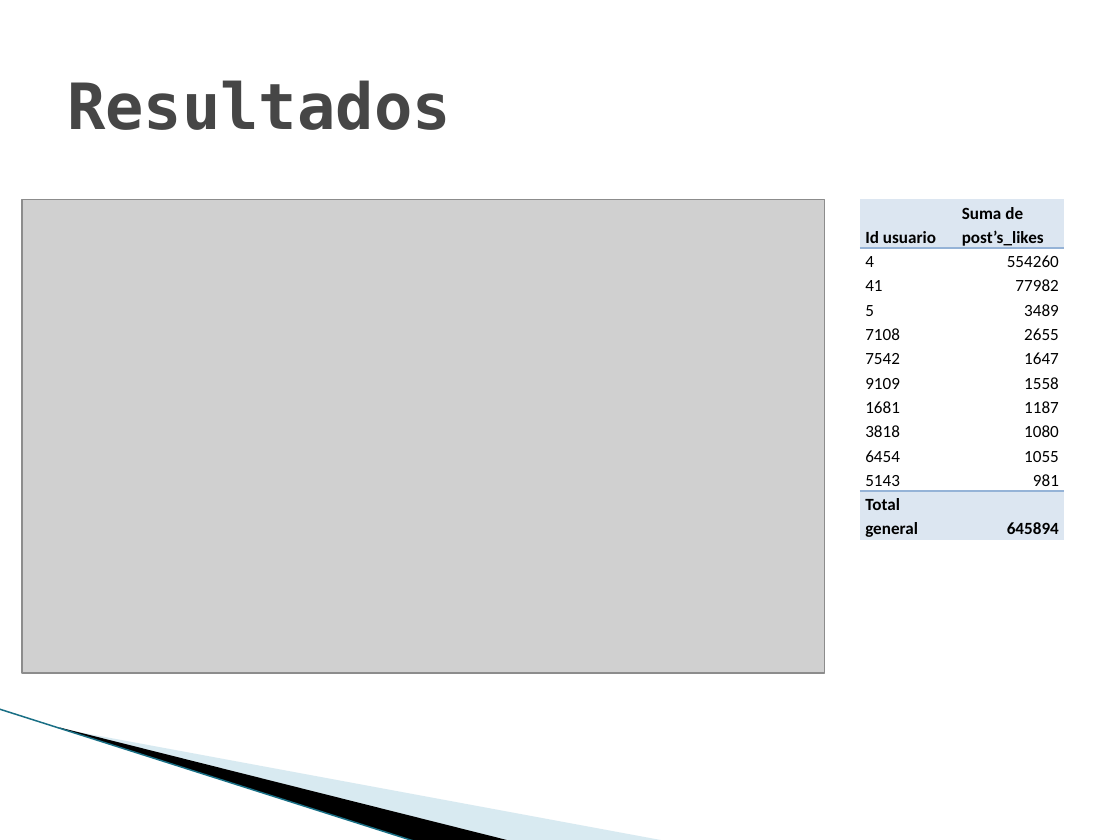
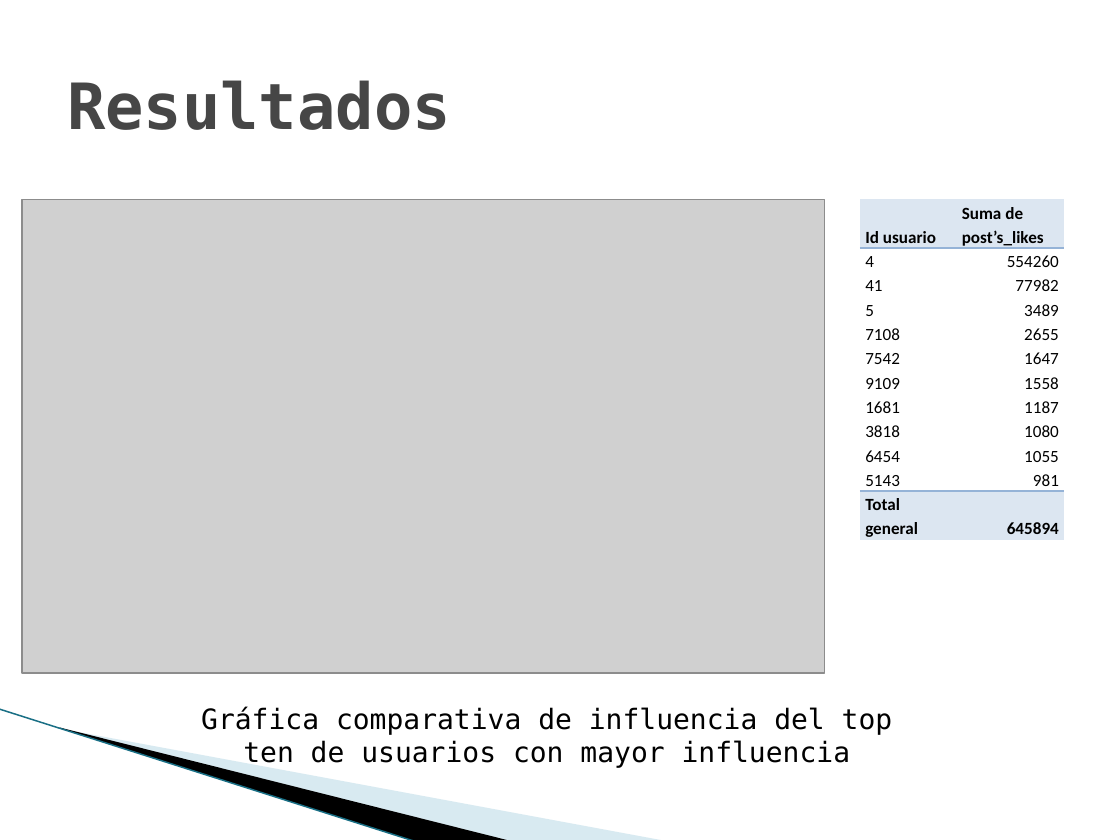
Before and after one commit to idcodeoverflow/SocialNetworkAnalyzer, a slide deck: slide 29 of docs/Agentes Web Inteligentes para la detección de individuos.pptx (slide 30 before the commit). Drawn at 1120x840 pixels with LibreOffice and Linux fonts; fonts in the diff are those of the drawing; grey boxes stand for pictures; background and template pictures are left out. Boxes give left, top, right and bottom in pixels: in the first picture for what was removed or moved away, otherwise in the second. Text is boxed around its words. In the diff, an @@ line names an element or a change of style, - is before the commit and + after.

```diff
--- a/docs/Agentes Web Inteligentes para la detección de individuos.pptx
+++ b/docs/Agentes Web Inteligentes para la detección de individuos.pptx
@@ text added at bbox=[201, 706, 893, 768], 18 pt, text #000000 @@
+Gráfica comparativa de influencia del top ten de usuarios con mayor influencia
```
Also in this commit, not shown: 5 other slides changed, 1 slide removed.
